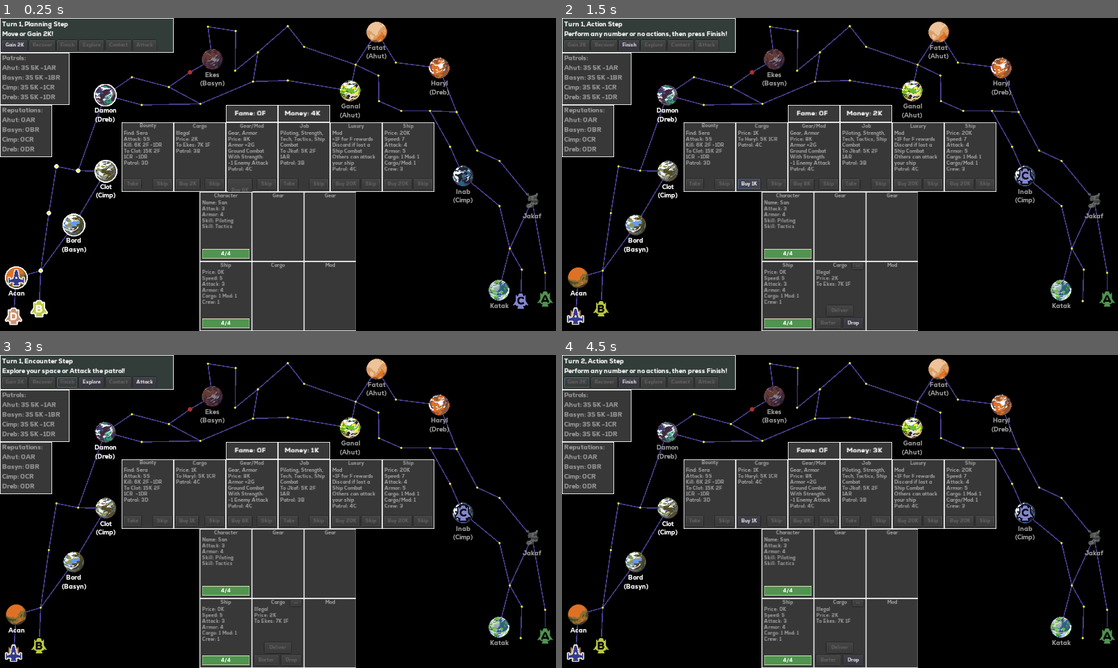
Above: before the commit, frames 1-4 (two rows, left to right).
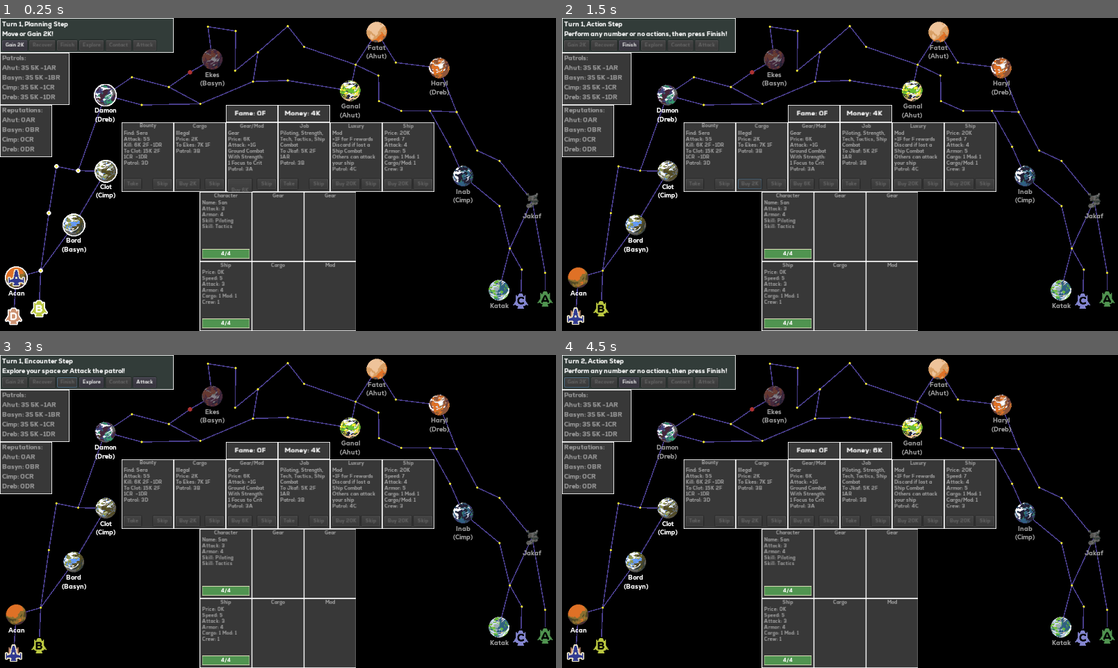
Above: after the commit, the same moments.

Repository: kosinaz/20-parsecs
Game: Godot game, scene res://scenes/ingame.tscn
The game is run twice, just before and just after one commit, with the same random seed, the same clock (stepped at 60 frames per second) and the same inputs.
Inputs (mouse positions are in pixels of both pictures, inside the frame that each line leads up to):
- Up to frame 1 (0.25 s): no input
- Up to frame 2 (1.5 s): click (573, 315) at 0.52 s; click (751, 183) at 1.25 s, where only the run before the commit has a clickable "Buy 2K"
- Up to frame 3 (3 s): click (189, 520) at 2 s, where only the run before the commit has a clickable "Buy 1K"; click "Finish" at 2.75 s
- Up to frame 4 (4.5 s): click "Explore" at 3.5 s; click "Gain 2K" at 4.25 s

The runs differ from the first frame. In frame 1, 0.1% of the frame differs, in the area x 41-49%, y 36-49%; in frame 2, 0.7%, in the area x 31-95%, y 29-99%; in frame 3, 0.6%; in frame 4, 0.7%.
Error before the commit: Invalid call. Nonexistent function 'setup' in base 'Nil'. (res://scenes/ingame.gd:795)

Commit message:
fix the fix

Diff:
--- a/20 Parsecs/scenes/gearmods.gd
+++ b/20 Parsecs/scenes/gearmods.gd
@@ -10,56 +10,56 @@
 		"patrol": "D",
 		"move": 3,
 	},
-#	{
-#		"type": "Mod",
-#		"buy": 2,
-#		"name": "quad laser",
-#		"description": "Attack: +1S",
-#		"patrol": "C",
-#		"move": 3,
-#	},
-#	{
-#		"type": "Mod",
-#		"buy": 3,
-#		"name": "nav computer",
-#		"description": "Speed: +1",
-#	},
-#	{
-#		"type": "Mod",
-#		"buy": 3,
-#		"name": "shield upgrade",
-#		"description": "Armor: +1S\nAction: Recover 1 Ship Damage",
-#	},
-#	{
-#		"type": "Mod",
-#		"buy": 5,
-#		"name": "maneuvering thrusters",
-#		"description": "Armor: +1S\nShip Combat\nWith Tactics:\n-1 Enemy Attack",
-#	},
-#	{
-#		"type": "Mod",
-#		"buy": 5,
-#		"name": "ion cannon",
-#		"description": "Ship Combat:\n-1 Enemy Hit\nWith Tactics:\n-1 Enemy Crit",
-#		"patrol": "A",
-#		"move": 3,
-#	},
-#	{
-#		"type": "Mod",
-#		"buy": 7,
-#		"name": "autoblaster",
-#		"description": "Ship Combat:\n2 Focus to Hit\nWith Tactics:\n1 Focus to Crit",
-#		"patrol": "B",
-#		"move": 3,
-#	},
-#	{
-#		"type": "Gear",
-#		"buy": 3,
-#		"name": "blaster pistol",
-#		"description": "Attack: +1G",
-#		"patrol": "B",
-#		"move": 3,
-#	},
+	{
+		"type": "Mod",
+		"buy": 2,
+		"name": "quad laser",
+		"description": "Attack: +1S",
+		"patrol": "C",
+		"move": 3,
+	},
+	{
+		"type": "Mod",
+		"buy": 3,
+		"name": "nav computer",
+		"description": "Speed: +1",
+	},
+	{
+		"type": "Mod",
+		"buy": 3,
+		"name": "shield upgrade",
+		"description": "Armor: +1S\nAction: Recover 1 Ship Damage",
+	},
+	{
+		"type": "Mod",
+		"buy": 5,
+		"name": "maneuvering thrusters",
+		"description": "Armor: +1S\nShip Combat\nWith Tactics:\n-1 Enemy Attack",
+	},
+	{
+		"type": "Mod",
+		"buy": 5,
+		"name": "ion cannon",
+		"description": "Ship Combat:\n-1 Enemy Hit\nWith Tactics:\n-1 Enemy Crit",
+		"patrol": "A",
+		"move": 3,
+	},
+	{
+		"type": "Mod",
+		"buy": 7,
+		"name": "autoblaster",
+		"description": "Ship Combat:\n2 Focus to Hit\nWith Tactics:\n1 Focus to Crit",
+		"patrol": "B",
+		"move": 3,
+	},
+	{
+		"type": "Gear",
+		"buy": 3,
+		"name": "blaster pistol",
+		"description": "Attack: +1G",
+		"patrol": "B",
+		"move": 3,
+	},
 	{
 		"type": "Gear",
 		"subtype": "Armor",
@@ -69,46 +69,46 @@
 		"patrol": "C",
 		"move": 3,
 	},
-#	{
-#		"type": "Gear",
-#		"buy": 4,
-#		"name": "vibroknife",
-#		"description": "Ground Combat:\n1 Focus to Hit\nWith Strength or Stealth: Attack +1",
-#		"patrol": "B",
-#		"move": 4,
-#	},
-#	{
-#		"type": "Gear",
-#		"buy": 5,
-#		"name": "blaster rifle",
-#		"description": "Attack: +1G\nWon Ground Combat:\nMax Damage: 2",
-#		"patrol": "D",
-#		"move": 4,
-#	},
-#	{
-#		"type": "Gear",
-#		"buy": 6,
-#		"name": "vibroax",
-#		"description": "Attack: +1G\nGround Combat\nWith Strength:\n1 Focus to Crit",
-#		"patrol": "A",
-#		"move": 3,
-#	},
-#	{
-#		"type": "Gear",
-#		"buy": 6,
-#		"name": "jetpack",
-#		"description": "Ground Combat:\n-1 Enemy Hit\nWith Tactics:\n-1 Enemy Crit",
-#		"patrol": "A",
-#		"move": 4,
-#	},
-#	{
-#		"type": "Gear",
-#		"buy": 8,
-#		"name": "grenade",
-#		"description": "Attack +2G",
-#		"patrol": "D",
-#		"move": 3,
-#	},
+	{
+		"type": "Gear",
+		"buy": 4,
+		"name": "vibroknife",
+		"description": "Ground Combat:\n1 Focus to Hit\nWith Strength or Stealth: Attack +1",
+		"patrol": "B",
+		"move": 4,
+	},
+	{
+		"type": "Gear",
+		"buy": 5,
+		"name": "blaster rifle",
+		"description": "Attack: +1G\nWon Ground Combat:\nMax Damage: 2",
+		"patrol": "D",
+		"move": 4,
+	},
+	{
+		"type": "Gear",
+		"buy": 6,
+		"name": "vibroax",
+		"description": "Attack: +1G\nGround Combat\nWith Strength:\n1 Focus to Crit",
+		"patrol": "A",
+		"move": 3,
+	},
+	{
+		"type": "Gear",
+		"buy": 6,
+		"name": "jetpack",
+		"description": "Ground Combat:\n-1 Enemy Hit\nWith Tactics:\n-1 Enemy Crit",
+		"patrol": "A",
+		"move": 4,
+	},
+	{
+		"type": "Gear",
+		"buy": 8,
+		"name": "grenade",
+		"description": "Attack +2G",
+		"patrol": "D",
+		"move": 3,
+	},
 	{
 		"type": "Gear",
 		"subtype": "Armor",
--- a/20 Parsecs/scenes/ingame.gd
+++ b/20 Parsecs/scenes/ingame.gd
@@ -204,6 +204,20 @@
 			card.disable_button("Barter")
 		for card in character_cards:
 			card.disable_button("Barter")
+	if $"%Ship".get_damage() == 0:
+		$"%ShipMod".disable_button("Recover")
+		$"%ShipCargomod".disable_button("Recover")
+	for card in ship_cards:
+		if card.is_cargo and $"%Player".current_space.get_node("Label").text != card.get_to():
+			card.disable_button("Deliver")
+	update_card_movement_targets()
+	update_buy_buttons()
+	for card in ship_cards:
+		if card.movement_target == null:
+			card.disable_button("Move")
+	update_market_prices()
+
+func update_buy_buttons():
 	for card in [$"%MarketCargo", $"%MarketGearmod"]:
 		if $"%Player".get_money() < card.get_price() - discount:
 			card.disable_button("Buy")
@@ -212,20 +226,9 @@
 			$"%MarketShip".disable_button("Buy")
 	if $"%Player".current_space.get_node("Label").text == $"%MarketCargo".get_to():
 		$"%MarketCargo".disable_button("Buy")
-	if $"%Ship".get_damage() == 0:
-		$"%ShipMod".disable_button("Recover")
-		$"%ShipCargomod".disable_button("Recover")
-	for card in ship_cards:
-		if card.is_cargo and $"%Player".current_space.get_node("Label").text != card.get_to():
-			card.disable_button("Deliver")
-	update_card_movement_targets()
 	for card in market_cards:
 		if card.moveable and card.movement_target == null:
 			card.disable_button("Buy")
-	for card in ship_cards:
-		if card.movement_target == null:
-			card.disable_button("Move")
-	update_market_prices()
 
 func update_card_movement_targets():
 	for card in all_cards:
@@ -294,16 +297,8 @@
 		if not card.is_free:
 			var reduced_price = max(0, card.get_price() - discount)
 			card.set_buy_text("Buy " + str(reduced_price) + "K")
-			if reduced_price <= $"%Player".money:
-				card.enable_button("Buy")
-			else:
-				card.disable_button("Buy")
 	var reduced_ship_price = max(0, $"%MarketShip".get_price() - discount - $"%Ship".get_price())
 	$"%MarketShip".set_buy_text("Buy " + str(reduced_ship_price) + "K")
-	if reduced_ship_price <= $"%Player".money:
-		$"%MarketShip".enable_button("Buy")
-	else:
-		$"%MarketShip".disable_button("Buy")
 	update_used_ship_prices()
 
 func deliver_cargo(cargo):
